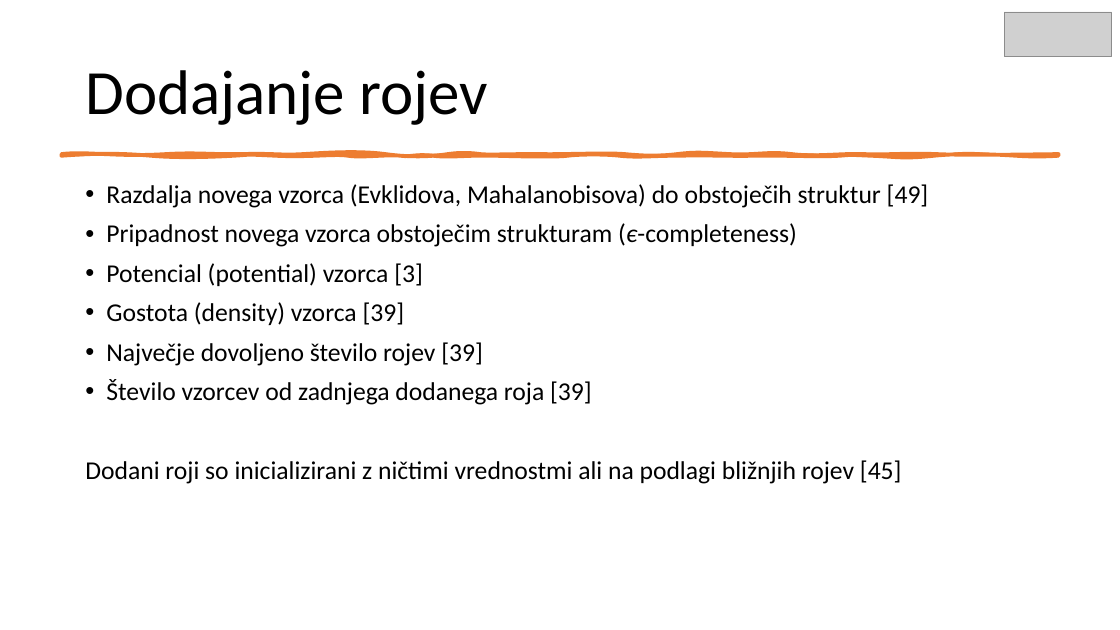
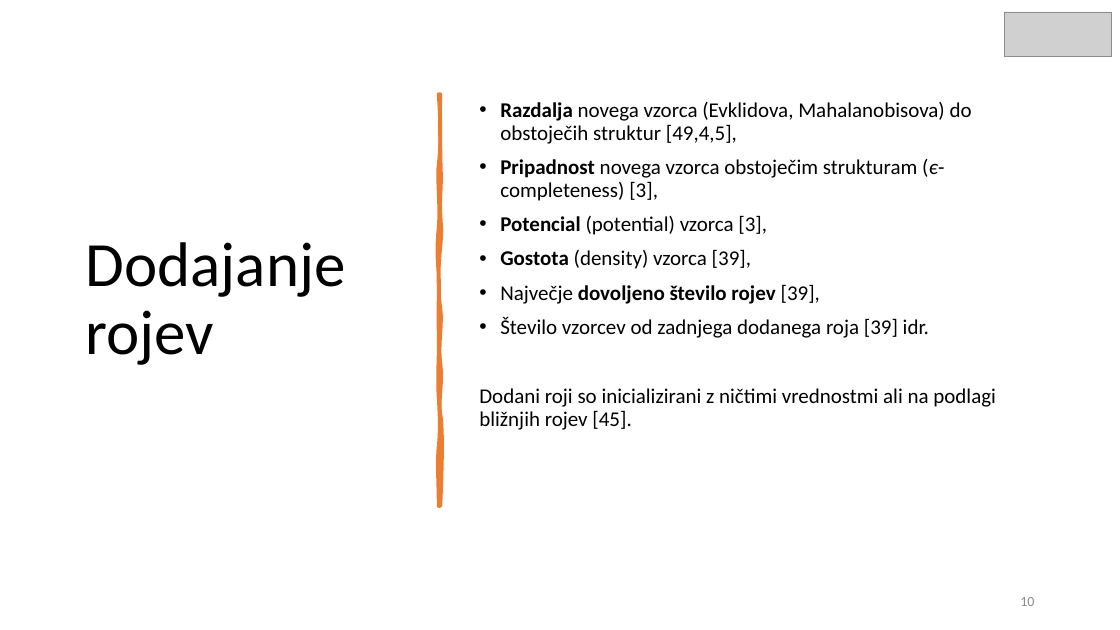
Before and after one commit to mihaozbot/Seminarska-1, a slide deck: slide 10 of Samo razvijajoci se sistemi_v3.pptx. Drawn at 1120x630 pixels with LibreOffice and Linux fonts; fonts in the diff are those of the drawing; grey boxes stand for pictures. Boxes give left, top, right and bottom in pixels: in the first picture for what was removed or moved away, otherwise in the second. Text is boxed around its words. In the diff, an @@ line names an element or a change of style, - is before the commit and + after.

```diff
--- a/Samo razvijajoci se sistemi_v3.pptx
+++ b/Samo razvijajoci se sistemi_v3.pptx
@@ title "Dodajanje rojev" rewrapped from (85,70,488,125) to (86,242,346,365) @@
@@ text "Razdalja novega vzorca (Evklidova, Mahalanobisova) ..." at (479,102,996,430): vertical alignment top to middle @@
@@ freeform shape added at (439,94,440,506), fill #ED7D31, outline #ED7D31 3.25 pt @@
@@ text at (479,102,996,430): text changed; size 22 to 18 pt @@
-• Razdalja novega vzorca (Evklidova, Mahalanobisova) do obstoječih struktur [49]
-• Pripadnost novega vzorca obstoječim strukturam (є-completeness)
-• Potencial (potential) vzorca [3]
-• Gostota (density) vzorca [39]
-• Največje dovoljeno število rojev [39]
-• Število vzorcev od zadnjega dodanega roja [39]
-Dodani roji so inicializirani z ničtimi vrednostmi ali na podlagi bližnjih rojev [45]
+• Razdalja novega vzorca (Evklidova, Mahalanobisova) do obstoječih struktur [49,4,5],
+• Pripadnost novega vzorca obstoječim strukturam (є-completeness) [3],
+• Potencial (potential) vzorca [3],
+• Gostota (density) vzorca [39],
+• Največje dovoljeno število rojev [39],
+• Število vzorcev od zadnjega dodanega roja [39] idr.
+Dodani roji so inicializirani z ničtimi vrednostmi ali na podlagi bližnjih rojev [45].
@@ freeform shape removed at (61,154,1059,155) @@
@@ page number added at (1020,597,1034,606), 12 pt, text #8C8C8C @@
+10
```
Also in this commit, not shown: 16 other slides changed, 4 slides added, 1 slide removed, 21 other files.
